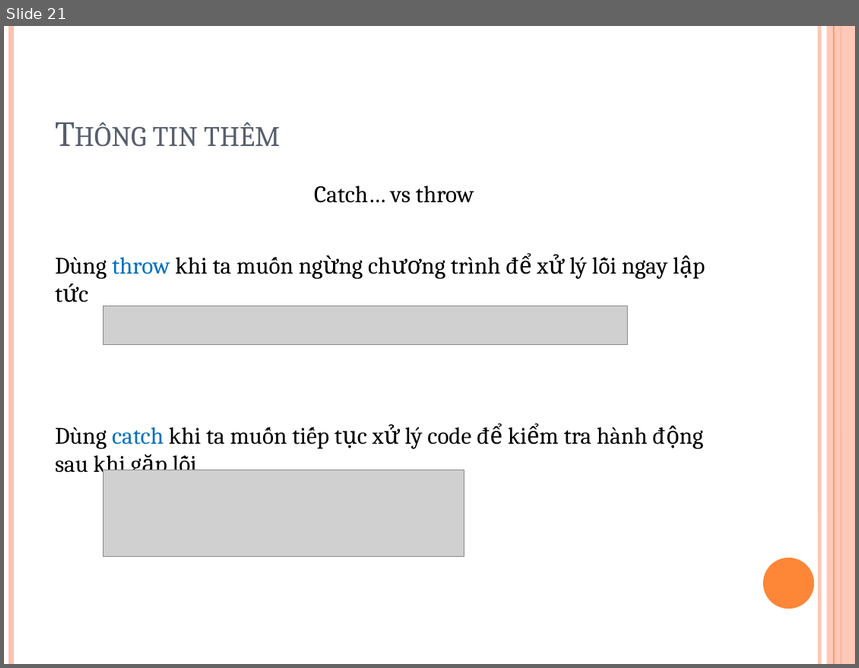
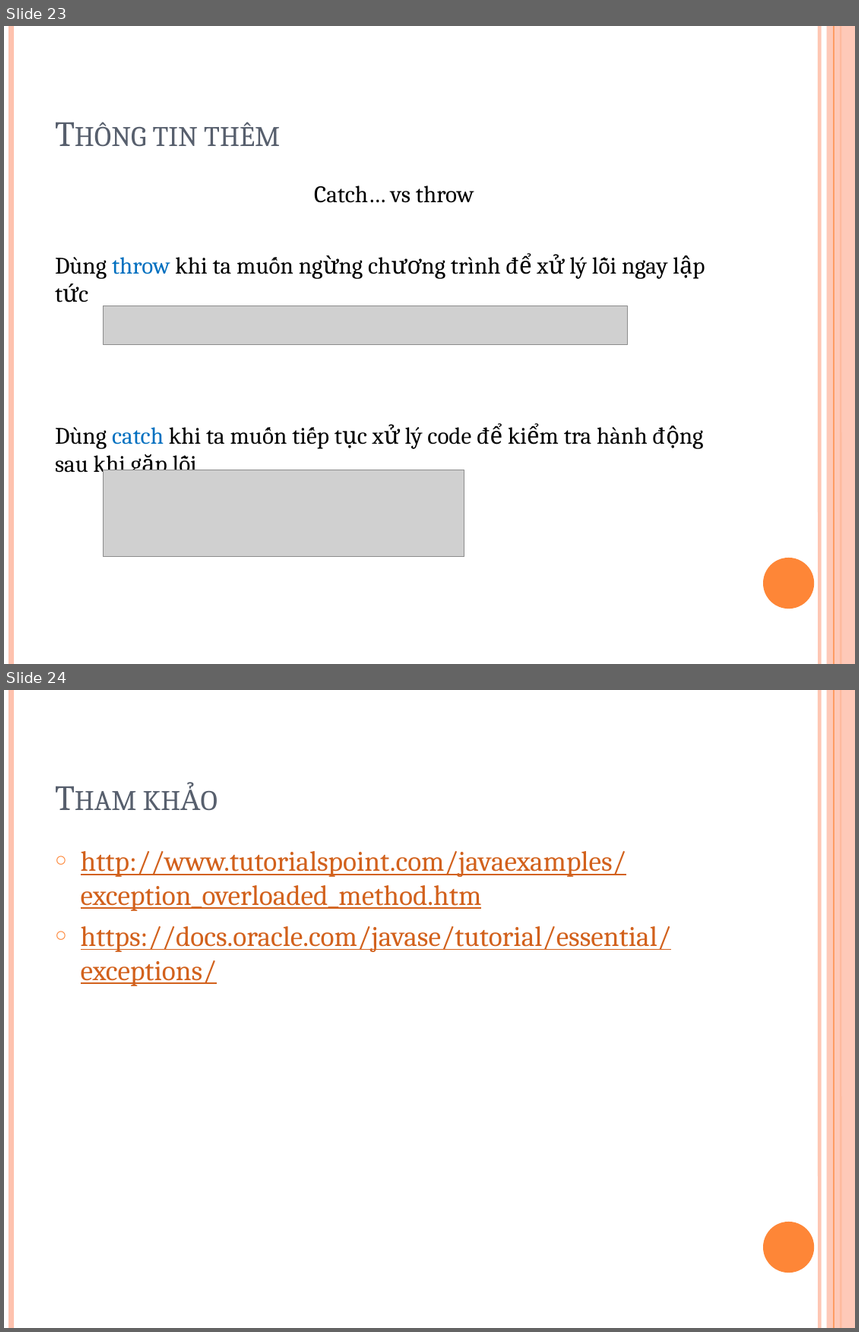
Before and after one commit to ToTranMinhNhut/Java-SE8-Fundamentals, a slide deck: Tìm hiểu về handle exception_To Tran Minh Nhut_Nguyen Quoc Huy.pptx. Shown one above the other, each under a label of ours: slide 21 before the commit, slides 23 and 24 after it. The pictures are 859x668 and 859x1332 pixels, drawn with LibreOffice and Linux fonts; fonts in the diff are those of the drawing; grey boxes stand for pictures. Boxes give left, top, right and bottom in pixels: in the first picture for what was removed or moved away, otherwise in the second. Text is boxed around its words. In the diff, an @@ line names an element or a change of style, - is before the commit and + after.

```diff
--- a/Tìm hiểu về handle exception_To Tran Minh Nhut_Nguyen Quoc Huy.pptx
+++ b/Tìm hiểu về handle exception_To Tran Minh Nhut_Nguyen Quoc Huy.pptx
@@ slide 24 added at <box>4,690,855,1328</box>, background #FFFFFF; not listed: 6 template elements that a slide beside it also shows @@
@@ title added at <box>47,716,742,822</box>, 30 pt, text #575F6D, small capitals @@
+Tham khảo
@@ text added at <box>81,851,672,986</box>, 24 pt, text #D2611C, underline @@
+○ http://www.tutorialspoint.com/javaexamples/exception_overloaded_method.htm
+○ https://docs.oracle.com/javase/tutorial/essential/exceptions/
@@ what was slide 21 is now slide 23 @@
```
Also in this commit, not shown: 2 other slides added.
